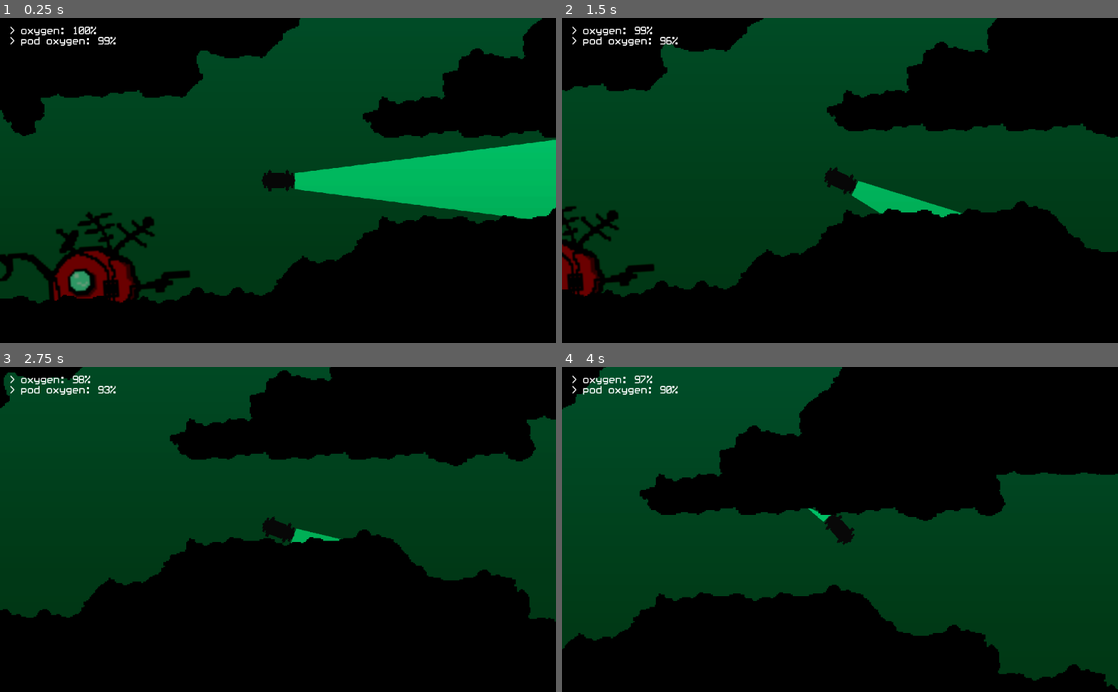
Above: before the commit, frames 1-4 (two rows, left to right).
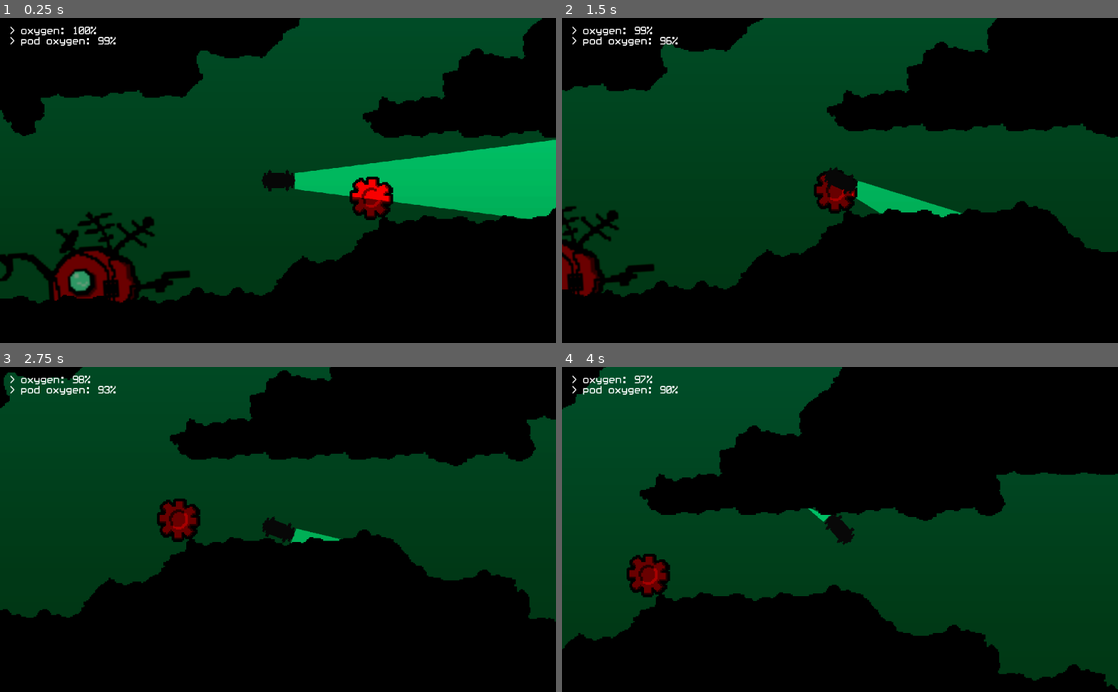
Above: after the commit, the same moments.

Repository: Jayshua/keep_it_alive
Game: Godot game, scene res://Main.tscn
The game is run twice, just before and just after one commit, with the same random seed, the same clock (stepped at 60 frames per second) and the same inputs.
Inputs:
- Up to frame 1 (0.25 s): no input
- Up to frame 2 (1.5 s): tap Enter (ui_accept) at 0.5, 0.77 s; hold D (move_right) 0.53-1.28 s; hold S (move_down) from 1.28 s (still down)
- Up to frame 3 (2.75 s): tap Enter (ui_accept) at 1.52 s; release S (move_down) at 2.03 s; hold D (move_right) from 2.03 s (still down)
- Up to frame 4 (4 s): release D (move_right) at 2.78 s; hold W (move_up) 2.78-3.53 s; tap Enter (ui_accept) at 3.02, 3.77 s; hold A (move_left) from 3.53 s (still down)

The runs differ from the first frame. In frame 1, 0.8% of the frame differs, in the area x 62-71%, y 48-63%; in frame 2, 0.6%; in frame 3, 0.8%; in frame 4, 0.8%.

Commit message:
More Work

Diff:
--- a/Main.tscn
+++ b/Main.tscn
@@ -1,10 +1,11 @@
-[gd_scene load_steps=19 format=2]
+[gd_scene load_steps=21 format=2]
 
 [ext_resource path="res://Map.tscn" type="PackedScene" id=1]
 [ext_resource path="res://sprites/seaweed.png" type="Texture" id=2]
 [ext_resource path="res://Player.tscn" type="PackedScene" id=3]
 [ext_resource path="res://Ship.tscn" type="PackedScene" id=4]
 [ext_resource path="res://WorldEnvironment.gd" type="Script" id=5]
+[ext_resource path="res://sprites/gear.png" type="Texture" id=6]
 [ext_resource path="res://Main.gd" type="Script" id=10]
 [ext_resource path="res://OxygenCLI.gd" type="Script" id=11]
 [ext_resource path="res://fonts/whitrabt.ttf" type="DynamicFontData" id=12]
@@ -59,6 +60,9 @@
 size = 20
 font_data = ExtResource( 12 )
 
+[sub_resource type="CircleShape2D" id=14]
+radius = 7.94764
+
 [node name="Node2D" type="Node2D"]
 script = ExtResource( 10 )
 
@@ -96,3 +100,18 @@
 __meta__ = {
 "_edit_use_anchors_": false
 }
+
+[node name="Node2D" type="Node2D" parent="."]
+position = Vector2( 574.918, 282.429 )
+
+[node name="Sprite" type="Sprite" parent="Node2D"]
+scale = Vector2( 0.25, 0.25 )
+z_index = -1
+texture = ExtResource( 6 )
+
+[node name="Area2D" type="Area2D" parent="Node2D"]
+collision_layer = 32
+collision_mask = 32
+
+[node name="CollisionShape2D" type="CollisionShape2D" parent="Node2D/Area2D"]
+shape = SubResource( 14 )
--- a/Player.gd
+++ b/Player.gd
@@ -42,6 +42,8 @@
 		elif current.get_collision_layer_bit(1):
 			in_current = true
 			velocity += current.get_force_vector()
+		elif current.get_collision_layer_bit(4):
+			print("Take")
 
 	if velocity.length() > (MAX_CURRENT_SPEED if in_current else MAX_MOVEMENT_SPEED):
 		velocity *= 0.85
--- a/project.godot
+++ b/project.godot
@@ -53,6 +53,7 @@
 2d_physics/layer_3="Surface"
 2d_physics/layer_4="Ship"
 2d_physics/layer_5="ConnectionRange"
+2d_physics/layer_6="Items"
 
 [rendering]
 
Binary file added: sprites/gear.png
Not shown, added: sprites/gear.png.import
